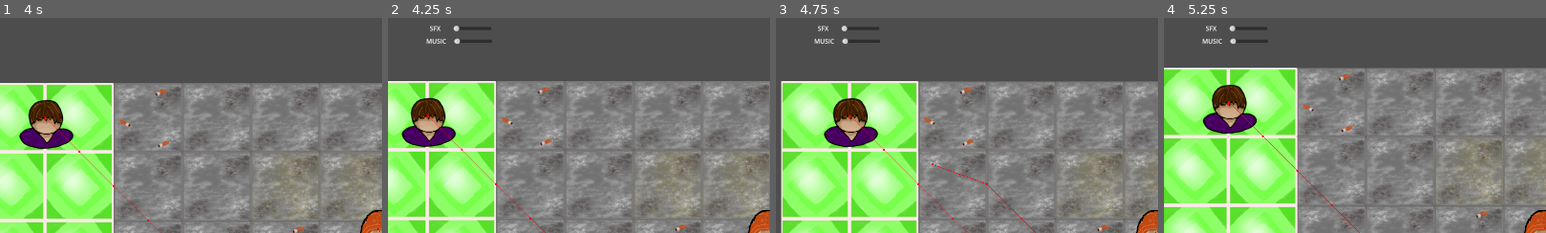
Above: before the commit, frames 1-4 (left to right).
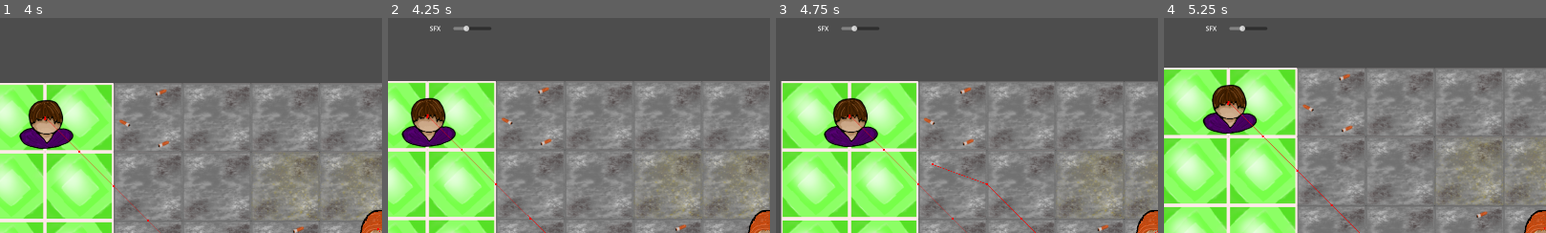
Above: after the commit, the same moments.

Repository: mntjams/game-jam-25-2
Game: Godot game, scene res://scenes/game.tscn
Two runs of this game, one before a commit and one after it. Both use one fixed random seed, a clock stepped at 60 frames per second and the inputs below.
Inputs (mouse positions are % of the whole screen's width and height, from its top left):
- Up to frame 1 (4 s): move the mouse to (72, 45) at 0.52 s; move the mouse to (30, 55) at 1.27 s; move the mouse to (60, 28) at 2.02 s; move the mouse to (45, 70) at 2.77 s; move the mouse to (80, 65) at 3.52 s
- Up to frame 2 (4.25 s): tap Escape (settings) at 4.15 s
- Up to frame 3 (4.75 s): move the mouse to (20, 35) at 4.27 s
- Up to frame 4 (5.25 s): move the mouse to (55, 50) at 5.02 s
The pictures show only the part of the screen within x 0-50%, y 1-51%; the shares and areas given below are measured in that part.

Frame 1 is identical in both runs. In frame 2, 0.3% of the frame differs, in the area x 10-28%, y 3-12%; in frame 3, 0.3%; in frame 4, 0.3%.

Commit message:
volume slider added

Diff:
--- /dev/null
+++ b/default_bus_layout.tres
@@ -0,0 +1,3 @@
+[gd_resource type="AudioBusLayout" format=3 uid="uid://bcvgeklcqqwes"]
+
+[resource]
--- a/scenes/audio_settings.tscn
+++ b/scenes/audio_settings.tscn
@@ -29,17 +29,4 @@
 offset_right = 168.0
 offset_bottom = 20.0
 
-[node name="MUSIC" type="Node2D" parent="HUD"]
-position = Vector2(94, 56)
-
-[node name="MUSICLabel" type="Label" parent="HUD/MUSIC"]
-offset_right = 55.0
-offset_bottom = 23.0
-text = "MUSIC"
-horizontal_alignment = 1
-
-[node name="MUSICSlider" type="HSlider" parent="HUD/MUSIC"]
-offset_left = 72.0
-offset_top = 4.0
-offset_right = 168.0
-offset_bottom = 20.0
+[connection signal="value_changed" from="HUD/SFX/SFXSlider" to="." method="_on_sfx_slider_value_changed"]
--- a/scripts/audio_settings.gd
+++ b/scripts/audio_settings.gd
@@ -1,9 +1,9 @@
 extends Control
 
-
+var normalization = 32
 # Called when the node enters the scene tree for the first time.
 func _ready() -> void:
-	pass
+	$HUD/SFX/SFXSlider.value = AudioServer.get_bus_volume_linear(0)*normalization
 
 
 # Called every frame. 'delta' is the elapsed time since the previous frame.
@@ -13,3 +13,7 @@
 func _input(event: InputEvent) -> void:
 	if event.is_action_pressed("settings"):
 		$HUD.visible = !$HUD.visible
+
+
+func _on_sfx_slider_value_changed(value: float) -> void:
+	AudioServer.set_bus_volume_linear(0, value/normalization)
Not shown: 1 places in scenes/audio_settings.tscn that only renumber resources
